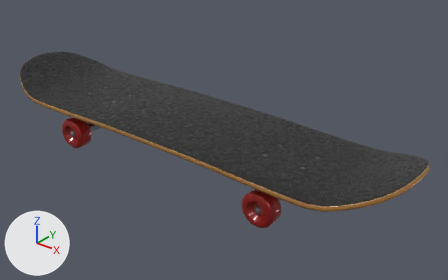
What one commit did to the glTF model public/models/skateboard.glb.
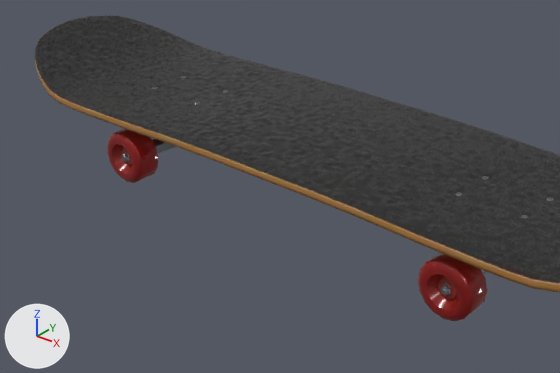
Each version appears first whole from a camera (50 mm lens) standing at (6.87, -7.63, 5.23) and looking at (0.51, 0.33, 0.29), and next in a close-up on the part from 0% to 72% of the width and 15% to 92% of the height. Lighting does not change. The marker at lower left points along +X, +Y and +Z. The first two pictures are the older version. Where no turn or scale is listed for an object, it has been applied to the vertices. Vertices at exactly the same position are counted once.
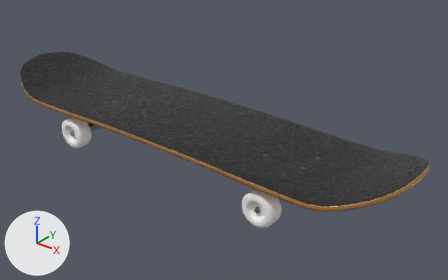
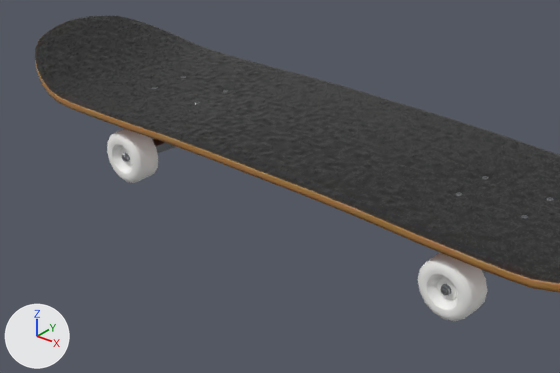
The change, as a diff of the scene's bpy script:
```diff
--- a/public/models/skateboard.glb.py
+++ b/public/models/skateboard.glb.py
@@ mat_wheels @@
+mat_wheels = principled_material('Wheels')
+mat_wheels.base_color = (0.9, 0.9, 0.88)  # white #f3f3f1
+mat_wheels.roughness = 0.6
@@ me_object_0 @@
 # used by ob_object_2; location = (0.0, 0.0, 0.415)
-me_object_0.from_pydata(...)  # 5179 vertices, 9143 faces; spans x -4.32..4.32, y -1.1..1.1, z -0.62..0.62
+me_object_0.from_pydata(...)  # 5109 vertices, 9013 faces; spans x -4.32..4.32, y -1.1..1.1, z -0.62..0.62
+# me_object_0 part 1: 1917 faces spanning x -2.51..2.51, y -1.03..1.03, z -0.62..-0.02 switch from mat_skateboard to mat_wheels (white #f3f3f1)
+# edits to the shape of me_object_0 do not show in these pictures
```

Pixel boxes [x1, y1, x2, y2] of what changed, in the close-ups (560 x 373 px):
part 1 of me_object_0, recoloured
    both: [107, 129, 487, 321]
